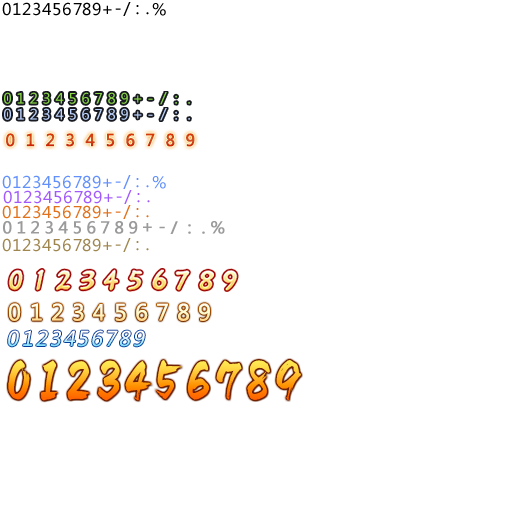
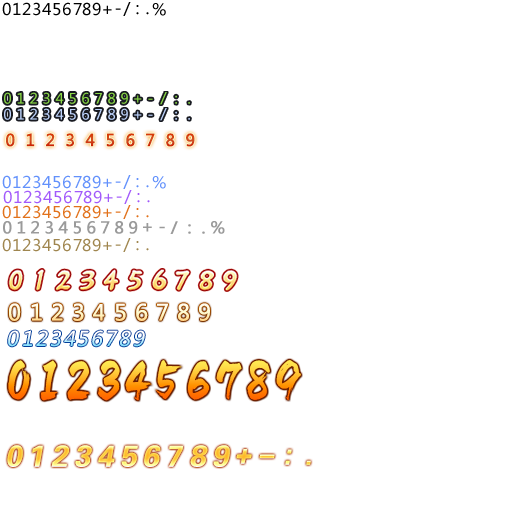
Layers edited between the first and the second w=512, h=512 image:
added layer "图层 6" above "图层 5" over bbox(5, 443, 313, 469)
